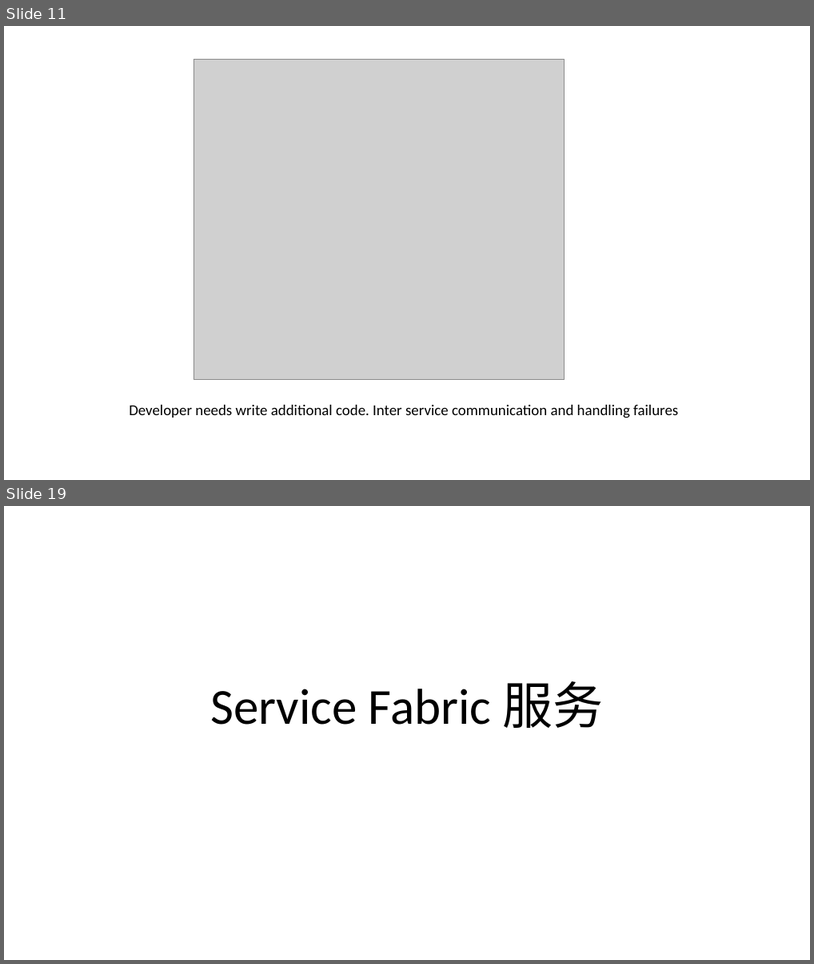
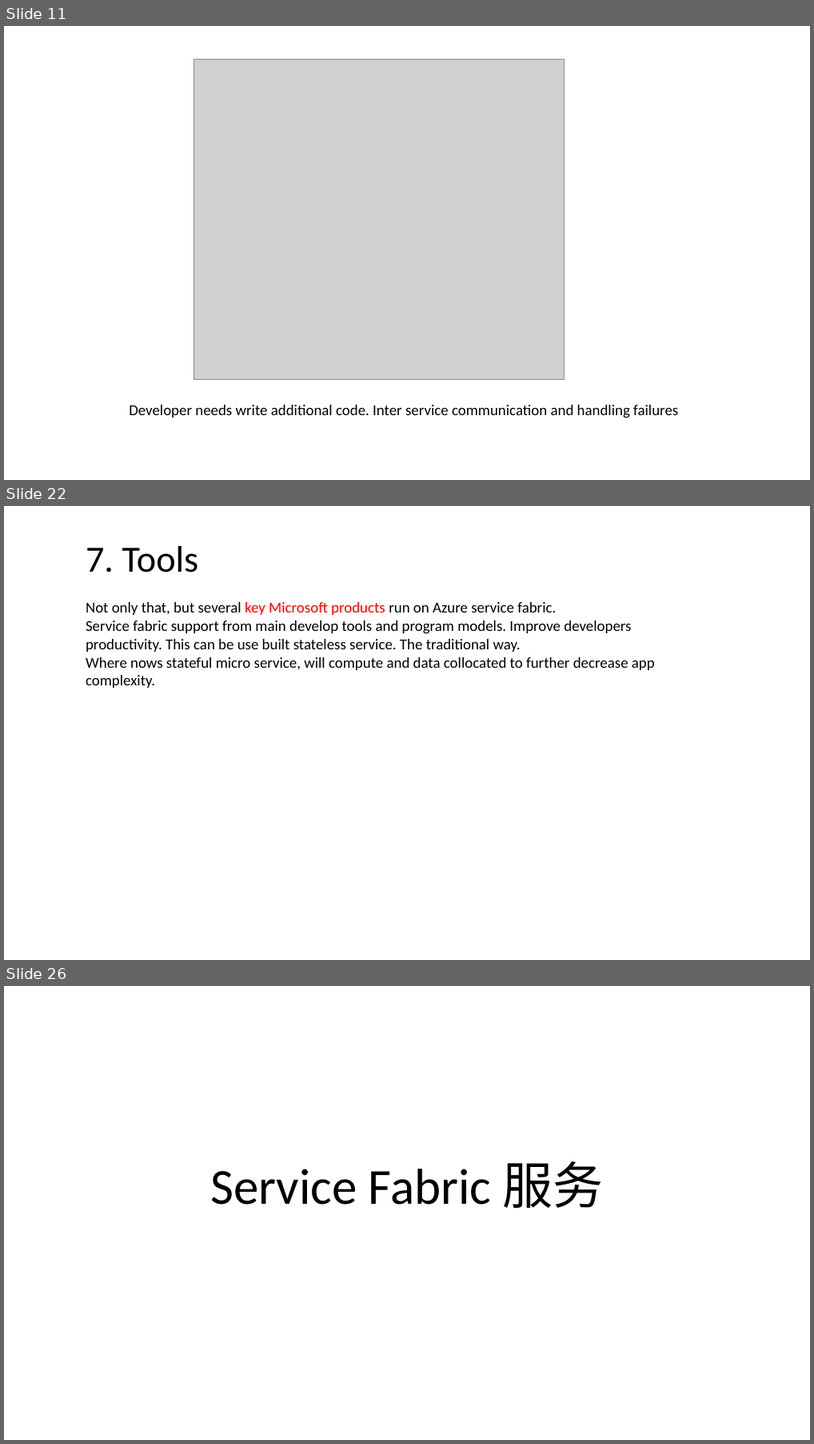
Before and after one commit to FredJiangFei/MyDocuments, a slide deck: 工作/Service Fabric/Service Fabric.pptx. Shown one above the other, each under a label of ours: slides 11 and 19 before the commit, slides 11, 22 and 26 after it; the slides between them are not shown. The pictures are 814x964 and 814x1444 pixels, drawn with LibreOffice and Linux fonts; fonts in the diff are those of the drawing; grey boxes stand for pictures. Boxes give left, top, right and bottom in pixels: in the first picture for what was removed or moved away, otherwise in the second. Text is boxed around its words. In the diff, an @@ line names an element or a change of style, - is before the commit and + after.

```diff
--- a/工作/Service Fabric/Service Fabric.pptx
+++ b/工作/Service Fabric/Service Fabric.pptx
@@ slide 22 added at (x1=4, y1=506, x2=810, y2=960), background #FFFFFF @@
@@ text added at (x1=86, y1=546, x2=199, y2=572), 44 pt, text #000000 @@
+7. Tools
@@ text added at (x1=86, y1=602, x2=655, y2=688), 18 pt, text #000000 @@
+Not only that, but several key Microsoft products run on Azure service fabric.
+Service fabric support from main develop tools and program models. Improve developers productivity. This can be use built stateless service. The traditional way.
+Where nows stateful micro service, will compute and data collocated to further decrease app complexity.
@@ what was slide 19 is now slide 26 @@
```
Also in this commit, not shown: 5 slides changed, 9 other slides added, 4 slides removed, 1 other file.
